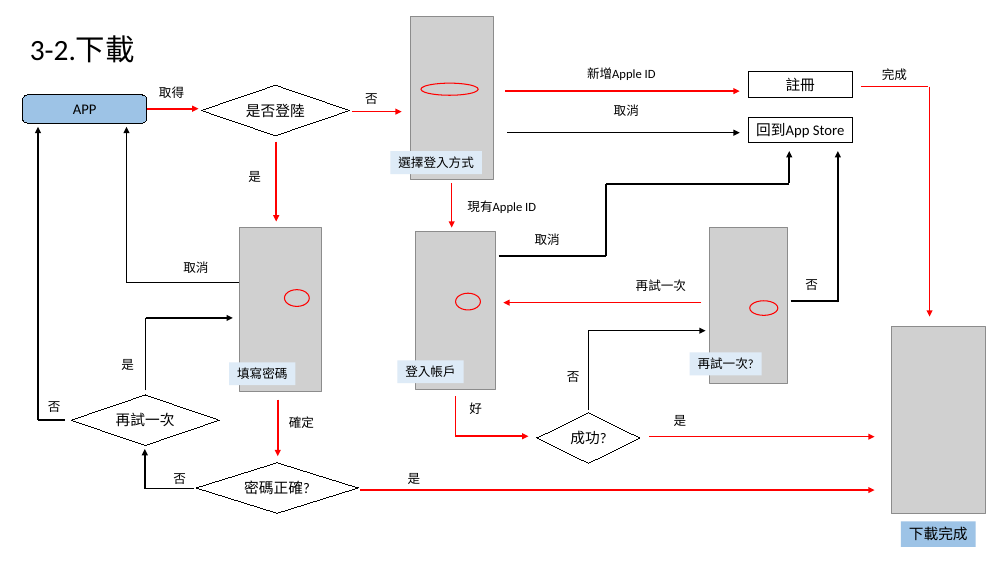
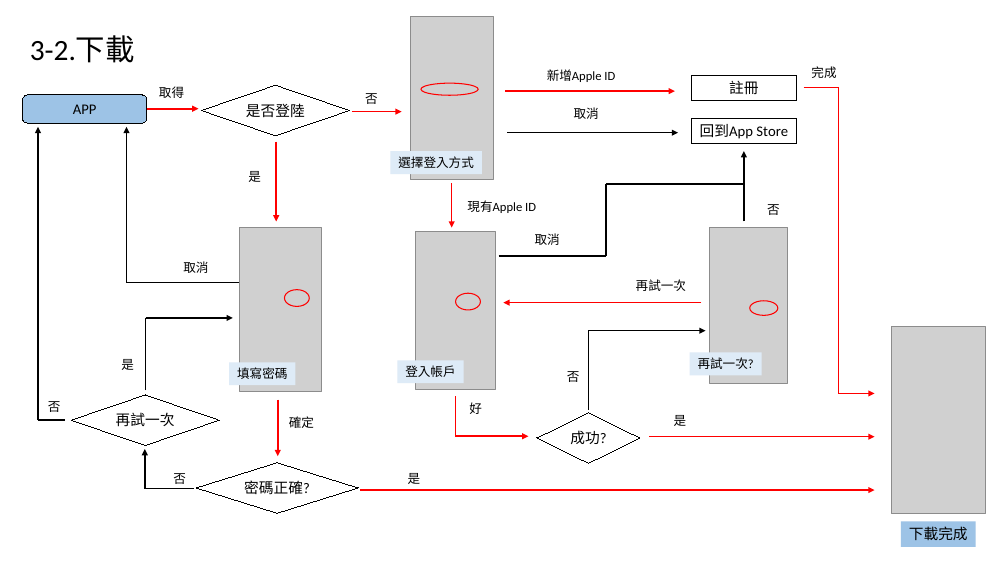
Before and after one commit to amyfu1998/APP_HK, a slide deck: slide 9 of wk6/ios設計.pptx. Drawn at 1008x567 pixels with LibreOffice and Linux fonts; fonts in the diff are those of the drawing; grey boxes stand for pictures. Boxes give left, top, right and bottom in pixels: in the first picture for what was removed or moved away, otherwise in the second. Text is boxed around its words. In the diff, an @@ line names an element or a change of style, - is before the commit and + after.

```diff
--- a/wk6/ios設計.pptx
+++ b/wk6/ios設計.pptx
@@ text "新增Apple ID": place and size @@
-text "新增Apple ID" at [587,67,656,80]
+text "新增Apple ID" at [547,69,615,82]
@@ rectangle "註冊": place and size @@
-rectangle "註冊" at [749,72,853,98]
+rectangle "註冊" at [692,76,796,101]
@@ text "完成": place and size @@
-text "完成" at [882,68,907,80]
+text "完成" at [811,66,836,78]
@@ line moved from (861, 87) - (928, 87) to (804, 88) - (839, 88) @@
@@ arrow moved from (838, 302) - (838, 151) to (839, 87) - (839, 393) @@
@@ arrow (839, 87) - (839, 393): arrow to line; stroke #000000 1.5 pt to #FF0000 1.5 pt @@
@@ arrow moved from (506, 91) - (740, 91) to (506, 91) - (675, 91) @@
@@ text "取消": place and size @@
-text "取消" at [614,104,639,116]
+text "取消" at [574,107,599,119]
@@ rectangle "回到App Store": place and size @@
-rectangle "回到App Store" at [749,117,853,143]
+rectangle "回到App Store" at [692,119,796,144]
@@ arrow moved from (507, 132) - (740, 132) to (507, 132) - (678, 132) @@
@@ arrow moved from (789, 183) - (789, 151) to (744, 183) - (744, 151) @@
@@ line added from (744, 222) to (744, 174), #000000 1.5 pt @@
@@ line moved from (606, 184) - (789, 184) to (606, 184) - (744, 184) @@
@@ text "否": place and size @@
-text "否" at [805,279,818,290]
+text "否" at [767,204,780,215]
@@ line removed from (791, 302) to (839, 302) @@
@@ arrow moved from (930, 87) - (930, 317) to (839, 393) - (875, 393) @@
```
Also in this commit, not shown: 1 other file.
